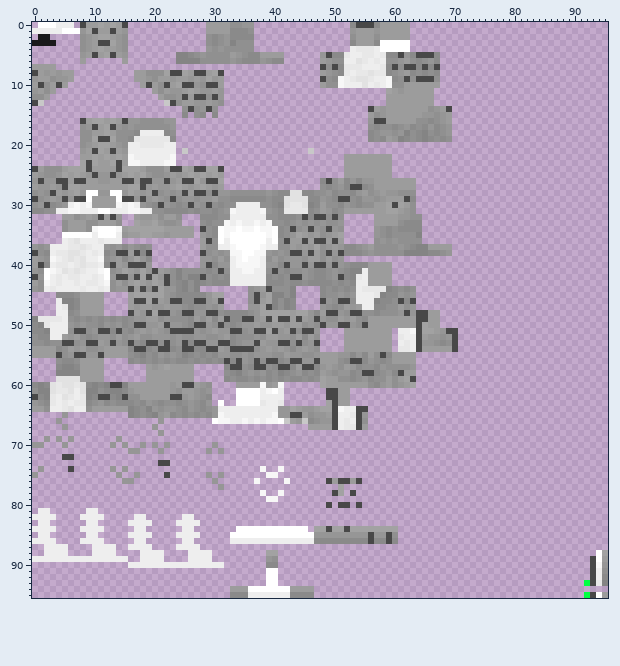
Sprite sheet, stored at src/main/resources/assets/changed_addon/textures/entities/maleexp2_snow_leopard.png. The picture above was drawn from the file before the commit.
The file is 96x96 pixels. Colours within 5 levels of each other are drawn and written as one.
The same view after the edit:
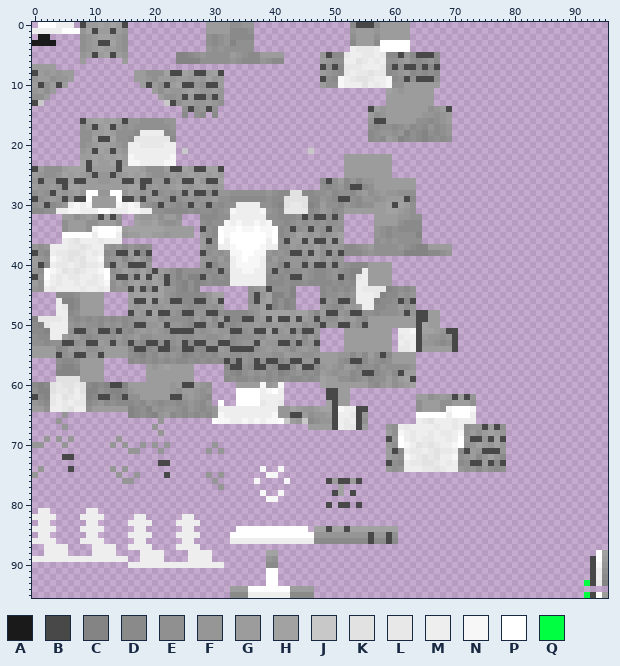
Palette (. is transparent): A #1a1a1b  B #484848  C #848484  D #8a8a8a  E #909090  F #969696  G #9c9c9c  H #a2a2a2  J #c8c8c8  K #e2e2e2  L #e8e8e8  M #eeeeee  N #f7f7f7  P #ffffff  Q #01ff41
Changes in this commit:
Changed rows in their new state; - is an unchanged pixel.
first column x 59:
62 -----GGEFGFBGBF-----
63 -----EGGGEEGGGE-----
64 -----EGGGENPPPN-----
65 -----PPPPPMPPPM-----
66 -----MLKMMMLMMM-----
67 FEMLMMMMLMMLMEFFBGBE
68 GENMLMMLMLLMNEGEGHGF
69 BFPMLMLLMMLMPFBBFBHB
70 FEPNMKLKLMMNPEFHGFHF
71 GBDMLLMLKLLMDBGFBBBF
72 GFENMLKLKMMNEFGDFHFD
73 BEDMLLKKLMLMDEBBGBDB
74 FEFMMMLLKLMMFEFDFEDE
Changed places in both pictures, as pixel boxes (x1, y1, x2, y2):
added: (386, 394, 506, 472)
